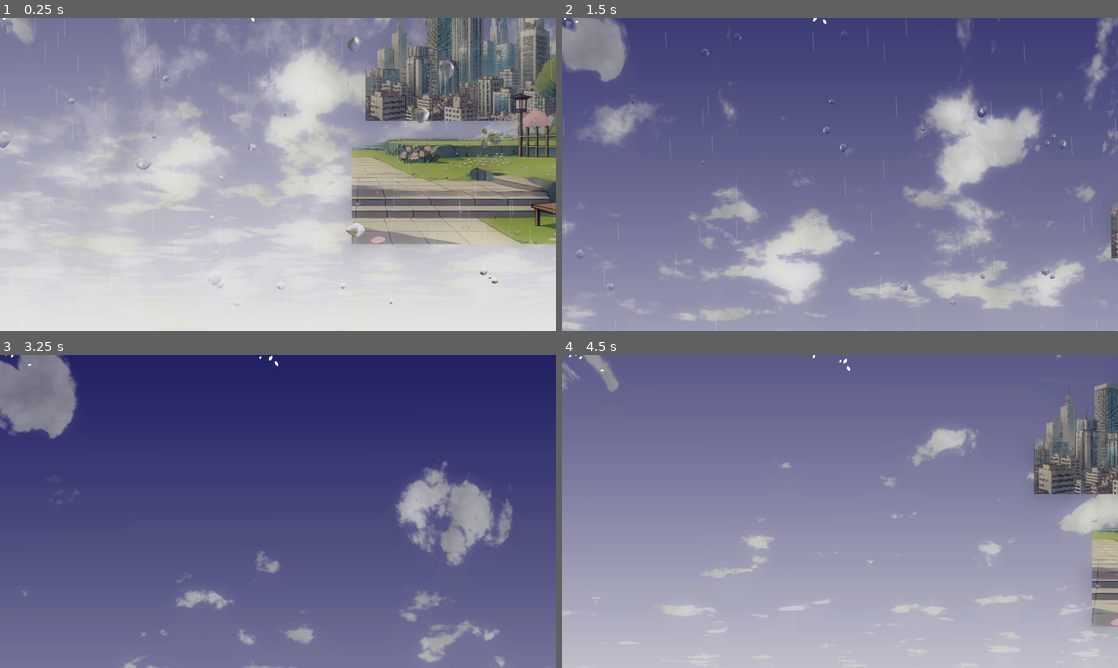
Above: before the commit, frames 1-4 (two rows, left to right).
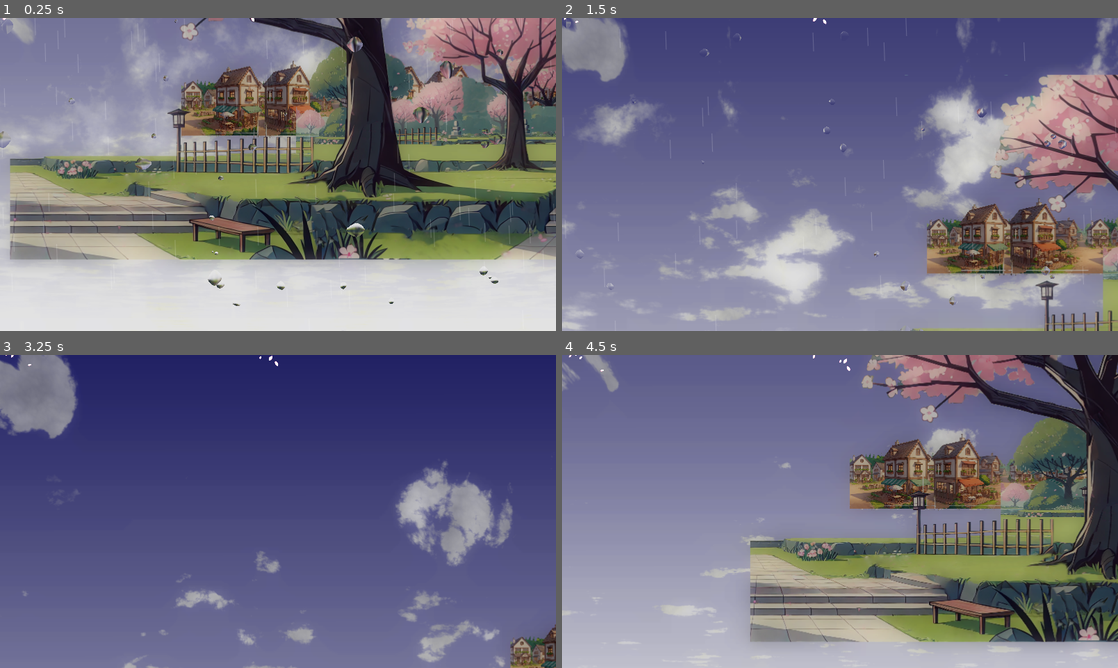
Above: after the commit, the same moments.

Repository: gregrylivingston/Godot4---Weather-System-2D
Game: Godot game, scene res://rootnode.tscn
Two runs of this game, one before a commit and one after it. Both use one fixed random seed, a clock stepped at 60 frames per second and the inputs below.
Inputs (mouse positions are in pixels of both pictures, inside the frame that each line leads up to):
- Up to frame 1 (0.25 s): no input
- Up to frame 2 (1.5 s): tap Enter at 0.5 s; move the mouse to (962, 158) at 0.52 s; hold D (move_right) 0.53-1.25 s; click (962, 158) at 0.67 s; tap Space (jump) at 0.77 s; drag from (728, 190) to (812, 237) at 1.27 s
- Up to frame 3 (3.25 s): move the mouse to (333, 442) at 2.02 s; hold A (move_left) 2.03-2.75 s; drag from (250, 574) to (111, 464) at 2.77 s
- Up to frame 4 (4.5 s): move the mouse to (1006, 558) at 3.52 s; hold D (move_right) 3.53-4.25 s; tap Space (jump) at 3.77 s; drag from (673, 464) to (756, 433) at 4.27 s

The runs differ from the first frame. In frame 1, 57% of the frame differs, in the area x 0-100%, y 0-92%; in frame 2, 15%; in frame 3, 0.8%; in frame 4, 41%.

Commit message:
rose garden setup

Diff:
--- a/rootnode.tscn
+++ b/rootnode.tscn
@@ -1,17 +1,18 @@
-[gd_scene load_steps=26 format=3 uid="uid://ce6n3y4eidlxj"]
+[gd_scene load_steps=27 format=3 uid="uid://ce6n3y4eidlxj"]
 
 [ext_resource type="PackedScene" uid="uid://daf0l6760wxfn" path="res://sky/sky_setting.tscn" id="1_4piqk"]
 [ext_resource type="Texture2D" uid="uid://celurmwbf0sdv" path="res://texture/t_setting_beach.png" id="2_0maht"]
 [ext_resource type="Shader" path="res://shader/shader_edgewaves.gdshader" id="2_5dhwq"]
 [ext_resource type="Shader" path="res://shader/shader_water.gdshader" id="5_34p74"]
-[ext_resource type="Texture2D" uid="uid://cridfmterudr8" path="res://texture/town/t_cityscape_1.png" id="5_lnmlf"]
 [ext_resource type="Texture2D" uid="uid://dm4v662y7atae" path="res://texture/setting/t_setting_roses_background2.png" id="6_5sf7a"]
+[ext_resource type="Texture2D" uid="uid://c6mssnacw23ar" path="res://texture/town/t_villagescape_1.png" id="6_7mqbu"]
 [ext_resource type="Texture2D" uid="uid://o0mxbtnh3u4n" path="res://texture/t_animegirl.png" id="6_p3qxm"]
 [ext_resource type="PackedScene" uid="uid://c1aah4rqn880f" path="res://scene/yokai/eyeslug/yokai_eyeslug.tscn" id="7_k8v3o"]
-[ext_resource type="Texture2D" uid="uid://cx1t8g5erq8lb" path="res://texture/setting/t_setting_roses_background.png" id="7_mo0qm"]
 [ext_resource type="Texture2D" uid="uid://cm3w3vpowcfbv" path="res://texture/yokai/5a.png" id="8_lfqd1"]
 [ext_resource type="Texture2D" uid="uid://lwgvqtsh0883" path="res://texture/fx/plants/t_falling_petal.png" id="8_t8i7i"]
+[ext_resource type="Texture2D" uid="uid://q50a47b21ho4" path="res://texture/setting/t_setting_roses_level.png" id="8_tigxy"]
 [ext_resource type="Texture2D" uid="uid://3a4glxqmt37a" path="res://texture/character/t_character_Kawanabe.png" id="9_27f1r"]
+[ext_resource type="Texture2D" uid="uid://0687fluvoxy4" path="res://texture/plant/t_plant_rosebush.png" id="13_a2yh4"]
 
 [sub_resource type="ParticleProcessMaterial" id="ParticleProcessMaterial_wx25x"]
 particle_flag_disable_z = true
@@ -240,12 +241,13 @@
 scroll_offset = Vector2(0, 83)
 
 [node name="TTownscape1" type="TextureRect" parent="Parallax2D4"]
-offset_left = 1501.0
-offset_top = -208.0
-offset_right = 8213.0
-offset_bottom = 816.0
-scale = Vector2(0.5, 0.5)
-texture = ExtResource("5_lnmlf")
+texture_repeat = 2
+offset_left = 745.714
+offset_top = 9.14299
+offset_right = 20745.7
+offset_bottom = 1033.14
+scale = Vector2(0.37, 0.37)
+texture = ExtResource("6_7mqbu")
 stretch_mode = 1
 metadata/_edit_use_anchors_ = true
 
@@ -254,9 +256,9 @@
 scroll_offset = Vector2(0, 83)
 
 [node name="TTownscape1" type="TextureRect" parent="Parallax2D2"]
-offset_left = 1501.0
+offset_left = 853.0
 offset_top = -104.0
-offset_right = 12499.0
+offset_right = 13147.0
 offset_bottom = 920.0
 scale = Vector2(0.5, 0.5)
 texture = ExtResource("6_5sf7a")
@@ -275,11 +277,11 @@
 
 [node name="TTownscape2" type="TextureRect" parent="Parallax2D3"]
 z_index = 1
-offset_left = 1013.0
-offset_top = -374.0
-offset_right = 5107.0
-offset_bottom = 650.0
-texture = ExtResource("7_mo0qm")
+offset_left = 30.0
+offset_top = -330.0
+offset_right = 9665.0
+offset_bottom = 694.0
+texture = ExtResource("8_tigxy")
 stretch_mode = 1
 
 [node name="GPUParticles2D" type="GPUParticles2D" parent="Parallax2D3/TTownscape2"]
@@ -320,4 +322,16 @@
 scale = Vector2(0.371951, 0.371951)
 texture = ExtResource("8_lfqd1")
 
+[node name="TPlantRosebush" type="TextureRect" parent="Parallax2D3/TTownscape2"]
+custom_minimum_size = Vector2(10, 10)
+layout_mode = 0
+offset_left = 2405.0
+offset_top = 653.0
+offset_right = 6487.0
+offset_bottom = 2677.0
+scale = Vector2(0.085, 0.085)
+texture = ExtResource("13_a2yh4")
+expand_mode = 2
+stretch_mode = 1
+
 [editable path="SkySetting"]
--- a/scene/setting/setting_teahouse_night.tscn
+++ b/scene/setting/setting_teahouse_night.tscn
@@ -145,7 +145,7 @@
 offset = Vector2(800, 450)
 
 [node name="CanvasModulate" parent="SkySetting" index="2"]
-color = Color(0, 0, 0, 1)
+color = Color(0.381703, 0.381703, 0.381703, 1)
 
 [node name="WorldEnvironment" parent="SkySetting" index="3"]
 environment = SubResource("Environment_kt0bb")
--- a/scene/skeleton/player.tscn
+++ b/scene/skeleton/player.tscn
@@ -408,7 +408,7 @@
 }
 
 [sub_resource type="Animation" id="3"]
-length = 2.0
+length = 3.0
 loop_mode = 1
 tracks/0/type = "value"
 tracks/0/imported = false
@@ -417,22 +417,22 @@
 tracks/0/interp = 1
 tracks/0/loop_wrap = true
 tracks/0/keys = {
-"times": PackedFloat32Array(0.5, 1.5),
-"transitions": PackedFloat32Array(1, 1),
-"update": 0,
-"values": [70.4643, 70.4643]
+"times": PackedFloat32Array(0.2, 3.5, 4.03333),
+"transitions": PackedFloat32Array(1, 1, 1),
+"update": 0,
+"values": [70.4643, 70.4643, 70.4643]
 }
 tracks/1/type = "value"
 tracks/1/imported = false
-tracks/1/enabled = true
+tracks/1/enabled = false
 tracks/1/path = NodePath("Sprite2D/Skeleton2D/Hip/Chest/RightArm:rotation_degrees")
 tracks/1/interp = 1
 tracks/1/loop_wrap = true
 tracks/1/keys = {
-"times": PackedFloat32Array(0.5, 1.5),
-"transitions": PackedFloat32Array(1, 1),
-"update": 0,
-"values": [0.0, 0.0]
+"times": PackedFloat32Array(0.2, 0.5, 1.5),
+"transitions": PackedFloat32Array(1, 1, 1),
+"update": 0,
+"values": [0.0, 0.0, 70.4643]
 }
 tracks/2/type = "value"
 tracks/2/imported = false
@@ -441,10 +441,10 @@
 tracks/2/interp = 1
 tracks/2/loop_wrap = true
 tracks/2/keys = {
-"times": PackedFloat32Array(0.5, 1.5),
-"transitions": PackedFloat32Array(1, 1),
-"update": 0,
-"values": [0.0, 0.0]
+"times": PackedFloat32Array(0.2, 0.5, 1.5),
+"transitions": PackedFloat32Array(1, 1, 1),
+"update": 0,
+"values": [0.0, 0.0, 0.0]
 }
 tracks/3/type = "value"
 tracks/3/imported = false
@@ -453,10 +453,10 @@
 tracks/3/interp = 1
 tracks/3/loop_wrap = true
 tracks/3/keys = {
-"times": PackedFloat32Array(0.5, 1.5),
-"transitions": PackedFloat32Array(1, 1),
-"update": 0,
-"values": [0.0971458, 0.0971458]
+"times": PackedFloat32Array(0.2, 0.5, 1.5),
+"transitions": PackedFloat32Array(1, 1, 1),
+"update": 0,
+"values": [0.0971458, 0.0971458, 0.0]
 }
 tracks/4/type = "value"
 tracks/4/imported = false
@@ -465,10 +465,10 @@
 tracks/4/interp = 1
 tracks/4/loop_wrap = true
 tracks/4/keys = {
-"times": PackedFloat32Array(0.5, 1.5),
-"transitions": PackedFloat32Array(1, 1),
-"update": 0,
-"values": [-1.00903, 4.92988]
+"times": PackedFloat32Array(0.2, 0.5, 1.5),
+"transitions": PackedFloat32Array(1, 1, 1),
+"update": 0,
+"values": [-1.00903, -1.00903, 0.0971458]
 }
 tracks/5/type = "value"
 tracks/5/imported = false
@@ -477,10 +477,10 @@
 tracks/5/interp = 1
 tracks/5/loop_wrap = true
 tracks/5/keys = {
-"times": PackedFloat32Array(0.5, 1.5),
-"transitions": PackedFloat32Array(1, 1),
-"update": 0,
-"values": [0.0, 0.0]
+"times": PackedFloat32Array(0.2, 0.5, 1.5),
+"transitions": PackedFloat32Array(1, 1, 1),
+"update": 0,
+"values": [0.0, 0.0, 4.92988]
 }
 tracks/6/type = "value"
 tracks/6/imported = false
@@ -489,10 +489,10 @@
 tracks/6/interp = 1
 tracks/6/loop_wrap = true
 tracks/6/keys = {
-"times": PackedFloat32Array(0.5, 1.5),
-"transitions": PackedFloat32Array(1, 1),
-"update": 0,
-"values": [-0.342875, -0.433443]
+"times": PackedFloat32Array(0.2, 0.5, 1.5),
+"transitions": PackedFloat32Array(1, 1, 1),
+"update": 0,
+"values": [-0.342875, -0.342875, 0.0]
 }
 tracks/7/type = "value"
 tracks/7/imported = false
@@ -501,10 +501,10 @@
 tracks/7/interp = 1
 tracks/7/loop_wrap = true
 tracks/7/keys = {
-"times": PackedFloat32Array(0.5, 1.5),
-"transitions": PackedFloat32Array(1, 1),
-"update": 0,
-"values": [0.0, 0.0]
+"times": PackedFloat32Array(0.2, 0.5, 1.5),
+"transitions": PackedFloat32Array(1, 1, 1),
+"update": 0,
+"values": [0.0, 0.0, -0.433443]
 }
 tracks/8/type = "value"
 tracks/8/imported = false
@@ -513,10 +513,10 @@
 tracks/8/interp = 1
 tracks/8/loop_wrap = true
 tracks/8/keys = {
-"times": PackedFloat32Array(0.5, 1.5),
-"transitions": PackedFloat32Array(1, 1),
-"update": 0,
-"values": [0.0, 0.0]
+"times": PackedFloat32Array(0.2, 0.5, 1.5),
+"transitions": PackedFloat32Array(1, 1, 1),
+"update": 0,
+"values": [0.0, 0.0, 0.0]
 }
 tracks/9/type = "value"
 tracks/9/imported = false
@@ -525,22 +525,22 @@
 tracks/9/interp = 1
 tracks/9/loop_wrap = true
 tracks/9/keys = {
-"times": PackedFloat32Array(0.5, 1.5),
-"transitions": PackedFloat32Array(1, 1),
-"update": 0,
-"values": [70.3278, 70.3278]
+"times": PackedFloat32Array(0.2, 3.36667, 3.46667),
+"transitions": PackedFloat32Array(1, 1, 1),
+"update": 0,
+"values": [70.3278, 70.3278, 0.0]
 }
 tracks/10/type = "value"
 tracks/10/imported = false
-tracks/10/enabled = true
+tracks/10/enabled = false
 tracks/10/path = NodePath("Sprite2D/Skeleton2D/Hip/LeftLeg/LeftLowerLeg:rotation_degrees")
 tracks/10/interp = 1
 tracks/10/loop_wrap = true
 tracks/10/keys = {
-"times": PackedFloat32Array(0.5, 1.5),
-"transitions": PackedFloat32Array(1, 1),
-"update": 0,
-"values": [0.0, 0.0]
+"times": PackedFloat32Array(0.2, 0.5, 1.5),
+"transitions": PackedFloat32Array(1, 1, 1),
+"update": 0,
+"values": [0.0, 0.0, 70.3278]
 }
 tracks/11/type = "value"
 tracks/11/imported = false
@@ -549,10 +549,10 @@
 tracks/11/interp = 1
 tracks/11/loop_wrap = true
 tracks/11/keys = {
-"times": PackedFloat32Array(0.5, 1.5),
-"transitions": PackedFloat32Array(1, 1),
-"update": 0,
-"values": [0.0, 0.0]
+"times": PackedFloat32Array(0.2, 0.5, 1.5),
+"transitions": PackedFloat32Array(1, 1, 1),
+"update": 0,
+"values": [0.0, 0.0, 0.0]
 }
 tracks/12/type = "value"
 tracks/12/imported = false
@@ -561,10 +561,10 @@
 tracks/12/interp = 1
 tracks/12/loop_wrap = true
 tracks/12/keys = {
-"times": PackedFloat32Array(0.5, 1.5),
-"transitions": PackedFloat32Array(1, 1),
-"update": 0,
-"values": [0.0, 0.0]
+"times": PackedFloat32Array(0.2, 0.5, 1.5),
+"transitions": PackedFloat32Array(1, 1, 1),
+"update": 0,
+"values": [0.0, 0.0, 0.0]
 }
 tracks/13/type = "value"
 tracks/13/imported = false
@@ -573,10 +573,10 @@
 tracks/13/interp = 1
 tracks/13/loop_wrap = true
 tracks/13/keys = {
-"times": PackedFloat32Array(0.5, 1.5),
-"transitions": PackedFloat32Array(1, 1),
-"update": 0,
-"values": [0.0, 0.0]
+"times": PackedFloat32Array(0.2, 0.5, 1.5),
+"transitions": PackedFloat32Array(1, 1, 1),
+"update": 0,
+"values": [0.0, 0.0, 0.0]
 }
 tracks/14/type = "value"
 tracks/14/imported = false
@@ -585,10 +585,10 @@
 tracks/14/interp = 1
 tracks/14/loop_wrap = true
 tracks/14/keys = {
-"times": PackedFloat32Array(0.5),
-"transitions": PackedFloat32Array(1),
-"update": 0,
-"values": [Vector2(-3, -11)]
+"times": PackedFloat32Array(0.2, 0.5),
+"transitions": PackedFloat32Array(1, 1),
+"update": 0,
+"values": [Vector2(-3, -11), Vector2(-3, -11)]
 }
 tracks/15/type = "value"
 tracks/15/imported = false
@@ -597,10 +597,10 @@
 tracks/15/interp = 1
 tracks/15/loop_wrap = true
 tracks/15/keys = {
-"times": PackedFloat32Array(0.5, 1.5),
-"transitions": PackedFloat32Array(1, 1),
-"update": 0,
-"values": [0.0, 0.0]
+"times": PackedFloat32Array(0.2, 0.5, 1.5),
+"transitions": PackedFloat32Array(1, 1, 1),
+"update": 0,
+"values": [0.0, 0.0, 0.0]
 }
 tracks/16/type = "value"
 tracks/16/imported = false
@@ -609,10 +609,10 @@
 tracks/16/interp = 1
 tracks/16/loop_wrap = true
 tracks/16/keys = {
-"times": PackedFloat32Array(0.5, 1.5),
-"transitions": PackedFloat32Array(1, 1),
-"update": 0,
-"values": [0.0, 0.0]
+"times": PackedFloat32Array(0.2, 0.5, 1.5),
+"transitions": PackedFloat32Array(1, 1, 1),
+"update": 0,
+"values": [0.0, 0.0, 0.0]
 }
 
 [sub_resource type="Animation" id="4"]
@@ -1802,20 +1802,27 @@
 visible = false
 
 [node name="Hip" type="Bone2D" parent="Sprite2D/Skeleton2D"]
-position = Vector2(-3, -27.9579)
+position = Vector2(-3, -11)
+rotation = -0.000890001
+scale = Vector2(1, 1)
 rest = Transform2D(1, 0, 0, 1, -3, -11)
 
 [node name="Chest" type="Bone2D" parent="Sprite2D/Skeleton2D/Hip"]
 position = Vector2(0, -32)
+rotation = -0.00528026
+scale = Vector2(1, 1)
 rest = Transform2D(1, 0, 0, 1, 0, -32)
 
 [node name="Head" type="Bone2D" parent="Sprite2D/Skeleton2D/Hip/Chest"]
 position = Vector2(0, -160)
+rotation = -0.0153396
+scale = Vector2(1, 1)
 rest = Transform2D(1, 0, 0, 1, 0, -160)
 
 [node name="Chin" type="Bone2D" parent="Sprite2D/Skeleton2D/Hip/Chest/Head"]
 position = Vector2(0, -49)
-rotation = 0.00169551
+rotation = 0.00149604
+scale = Vector2(1, 1)
 rest = Transform2D(0.999999, 0.00169551, -0.00169551, 0.999999, 0, -49)
 auto_calculate_length_and_angle = false
 length = 16.0
@@ -1823,19 +1830,18 @@
 
 [node name="RightArm" type="Bone2D" parent="Sprite2D/Skeleton2D/Hip/Chest"]
 position = Vector2(80, -100)
-rotation = 0.58302
+rotation = 0.532143
 scale = Vector2(0.999999, 0.999999)
 rest = Transform2D(1, 0, 0, 1, 80, -100)
 
 [node name="RightForearm" type="Bone2D" parent="Sprite2D/Skeleton2D/Hip/Chest/RightArm"]
 position = Vector2(-11, 97)
-rotation = -0.532575
 scale = Vector2(0.999999, 0.999999)
 rest = Transform2D(1, 0, 0, 1, -11, 97)
 
 [node name="RightHand" type="Bone2D" parent="Sprite2D/Skeleton2D/Hip/Chest/RightArm/RightForearm"]
 position = Vector2(13, 94)
-rotation = 1.22745
+rotation = 1.13653
 scale = Vector2(1, 1)
 rest = Transform2D(0.336639, 0.941634, -0.941634, 0.336639, 13, 94)
 auto_calculate_length_and_angle = false
@@ -1844,13 +1850,12 @@
 
 [node name="LeftArm" type="Bone2D" parent="Sprite2D/Skeleton2D/Hip/Chest"]
 position = Vector2(-100, -100)
-rotation = -0.106514
-scale = Vector2(0.999999, 0.999999)
+rotation = 0.0101227
+scale = Vector2(0.999998, 0.999998)
 rest = Transform2D(1, 0, 0, 1, -100, -100)
 
 [node name="LeftForearm" type="Bone2D" parent="Sprite2D/Skeleton2D/Hip/Chest/LeftArm"]
 position = Vector2(-2, 95)
-rotation = -0.629639
 scale = Vector2(1, 1)
 rest = Transform2D(1, 0, 0, 1, -2, 95)
 
@@ -1864,19 +1869,17 @@
 
 [node name="LeftLeg" type="Bone2D" parent="Sprite2D/Skeleton2D/Hip"]
 position = Vector2(-72, 26)
-rotation = 0.433903
 scale = Vector2(0.999999, 0.999999)
 rest = Transform2D(1, 0, 0, 1, -72, 26)
 
 [node name="LeftLowerLeg" type="Bone2D" parent="Sprite2D/Skeleton2D/Hip/LeftLeg"]
 position = Vector2(-13, 91)
-rotation = 0.383521
+rotation = 0.68516
 scale = Vector2(0.999999, 0.999999)
 rest = Transform2D(1, 0, 0, 1, -13, 91)
 
 [node name="LeftFoot" type="Bone2D" parent="Sprite2D/Skeleton2D/Hip/LeftLeg/LeftLowerLeg"]
 position = Vector2(7, 127)
-rotation = 0.0100219
 scale = Vector2(0.999999, 0.999999)
 rest = Transform2D(1, 0, 0, 1, 7, 127)
 auto_calculate_length_and_angle = false
@@ -1885,19 +1888,16 @@
 
 [node name="RightLeg" type="Bone2D" parent="Sprite2D/Skeleton2D/Hip"]
 position = Vector2(46, 11)
-rotation = -0.646371
 scale = Vector2(0.999999, 0.999999)
 rest = Transform2D(1, 0, 0, 1, 46, 11)
 
 [node name="RightLowerLeg" type="Bone2D" parent="Sprite2D/Skeleton2D/Hip/RightLeg"]
 position = Vector2(-26, 94)
-rotation = 0.674527
 scale = Vector2(0.999999, 0.999999)
 rest = Transform2D(1, 0, 0, 1, -26, 94)
 
 [node name="RightFoot" type="Bone2D" parent="Sprite2D/Skeleton2D/Hip/RightLeg/RightLowerLeg"]
 position = Vector2(2, 129)
-rotation = -0.0162363
 scale = Vector2(0.999999, 0.999999)
 rest = Transform2D(1, 0, 0, 1, 2, 129)
 auto_calculate_length_and_angle = false
@@ -1990,6 +1990,7 @@
 unique_name_in_owner = true
 visible = false
 position = Vector2(-33.3333, -316.667)
+scale = Vector2(-1, 1)
 texture = ExtResource("3_6y6w5")
 skeleton = NodePath("../../Skeleton2D")
 polygon = PackedVector2Array(4.61293, 16.4179, 4.61293, 80.4179, 124.613, 80.4179, 124.613, 16.4179)
--- a/scene/skeleton/skeleton_artteacher.tscn
+++ b/scene/skeleton/skeleton_artteacher.tscn
@@ -11,11 +11,23 @@
 WALK_SPEED = 220.0
 backTexture = ExtResource("2_bkbiw")
 
-[node name="RightArm" parent="Sprite2D/Skeleton2D/Hip/Chest" index="1"]
+[node name="Hip" parent="Sprite2D/Skeleton2D" index="0"]
 scale = Vector2(1, 1)
 
+[node name="Head" parent="Sprite2D/Skeleton2D/Hip/Chest" index="0"]
+scale = Vector2(1, 1)
+
+[node name="Chin" parent="Sprite2D/Skeleton2D/Hip/Chest/Head" index="0"]
+scale = Vector2(1, 1)
+
+[node name="RightArm" parent="Sprite2D/Skeleton2D/Hip/Chest" index="1"]
+scale = Vector2(0.999999, 0.999999)
+
+[node name="RightForearm" parent="Sprite2D/Skeleton2D/Hip/Chest/RightArm" index="0"]
+scale = Vector2(0.999999, 0.999999)
+
 [node name="LeftArm" parent="Sprite2D/Skeleton2D/Hip/Chest" index="2"]
-scale = Vector2(1, 1)
+scale = Vector2(0.999999, 0.999999)
 
 [node name="LeftForearm" parent="Sprite2D/Skeleton2D/Hip/Chest/LeftArm" index="0"]
 scale = Vector2(0.999999, 0.999999)
@@ -27,7 +39,7 @@
 scale = Vector2(0.999999, 0.999999)
 
 [node name="LeftFoot" parent="Sprite2D/Skeleton2D/Hip/LeftLeg/LeftLowerLeg" index="0"]
-scale = Vector2(1, 1)
+scale = Vector2(0.999999, 0.999999)
 
 [node name="RightLeg" parent="Sprite2D/Skeleton2D/Hip" index="2"]
 scale = Vector2(0.999999, 0.999999)
@@ -61,14 +73,14 @@
 [node name="Head" parent="Sprite2D/Polygons" index="4"]
 texture = ExtResource("3_eh3rw")
 polygon = PackedVector2Array(664.696, 298.861, 568.696, 306.861, 512.696, 362.861, 482.114, 380.488, 482.114, 448.781, 492.683, 498.374, 581.751, 530.503, 647.859, 553.595, 701.751, 538.503, 743.859, 513.595, 752.696, 474.861, 760.696, 442.861, 752.696, 394.861, 736.696, 338.861)
-uv = PackedVector2Array(1175.63, -31.9349, 942.749, 45.4125, 876.887, 54.9237, 900.887, 190.924, 839.566, 261.752, 948.887, 350.924, 970.641, 377.466, 1096.01, 436.281, 1210.64, 385.466, 1258.64, 345.466, 1298.64, 313.466, 1310.75, 261.412, 1319.63, 144.065, 1279.63, 8.06509)
+uv = PackedVector2Array(1175.63, -31.9349, 942.749, 45.4125, 876.887, 54.9237, 900.887, 190.924, 839.566, 261.752, 948.887, 350.924, 973.786, 376.727, 1103.72, 441.712, 1204.84, 380.865, 1258.64, 345.466, 1298.64, 313.466, 1310.75, 261.412, 1319.63, 144.065, 1279.63, 8.06509)
 
 [node name="Chin" parent="Sprite2D/Polygons" index="5"]
 visible = false
 
 [node name="LeftArm" parent="Sprite2D/Polygons" index="6"]
 texture = ExtResource("3_eh3rw")
-polygon = PackedVector2Array(90.0201, 29.9803, 74.0201, 29.9803, 58.0201, 37.9803, 42.0201, 61.9803, 34.062, 88.4414, 30.3267, 119.802, 29.1865, 180.861, 23.5575, 198.582, 20.5741, 240.67, 36.842, 321.531, 61.244, 359.809, 125.837, 353.11, 137.799, 309.569, 122.967, 287.56, 110.327, 207.802, 110.327, 183.802, 118.327, 127.802, 113.542, 89.2179, 113.542, 73.2179, 98.0201, 45.9803)
+polygon = PackedVector2Array(99.9603, 48.1646, 67.9603, 56.1645, 59.9603, 56.1646, 43.9603, 64.1646, 34.062, 88.4414, 30.3267, 119.802, 29.1865, 180.861, 23.5575, 198.582, 20.5741, 240.67, 36.842, 321.531, 61.244, 359.809, 125.837, 353.11, 137.799, 309.569, 122.967, 287.56, 110.327, 207.802, 110.327, 183.802, 118.327, 127.802, 113.542, 89.2179, 113.542, 73.2179, 103.677, 62.1282)
 uv = PackedVector2Array(869.868, 467.689, 813.868, 483.689, 701.868, 507.689, 645.868, 507.689, 597.868, 515.689, 557.8 …(264 unchanged characters)…
 bones = ["Hip", PackedFloat32Array(0, 0, 0, 0, 0, 0, 0, 0, 0, 0, 0, 0, 0, 0, 0, 0, 0, 0, 0, 0), "Hip/Chest", PackedFloa …(1620 unchanged characters)…
 
--- a/scene/skeleton/skeleton_classmate1.tscn
+++ b/scene/skeleton/skeleton_classmate1.tscn
@@ -6,6 +6,9 @@
 
 [node name="SkeletalPlayer" instance=ExtResource("1_76fhd")]
 WALK_SPEED = 190.0
+
+[node name="Head" parent="Sprite2D/Skeleton2D/Hip/Chest" index="0"]
+scale = Vector2(1, 1)
 
 [node name="RightArm" parent="Sprite2D/Skeleton2D/Hip/Chest" index="1"]
 rotation = 0.400647
Binary file changed: texture/character/t_character_artteacher.png
Binary file added: texture/plant/t_plant_rosebush.png
Not shown, added: texture/plant/t_plant_rosebush.png.import
Binary file changed: texture/setting/t_setting_roses_background.png
Binary file added: texture/setting/t_setting_roses_level.png
Not shown, added: texture/setting/t_setting_roses_level.png.import
